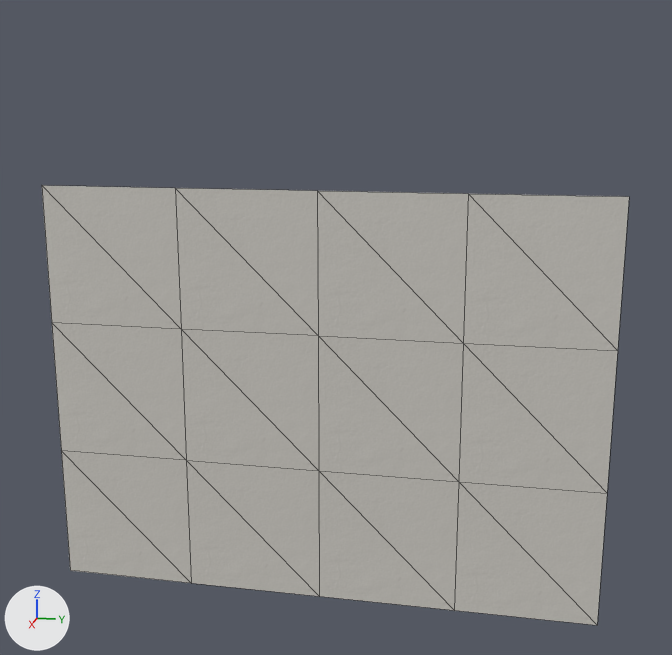
Before and after pictures for a commit that changed the glTF model Art Assets/3D/SM_Wall.glb.
The view is the same before and after, from a 50 mm camera at (1.224, 0.27, 0.719) aimed at (-0.008, 0.024, 0.411). The axes (+X, +Y, +Z) are drawn at lower left. The lights are the same throughout. The picture after the commit comes second. Mesh edges are drawn as thin lines. Vertices at exactly the same position are counted once.

In view in the first picture: 'Floor.001'.
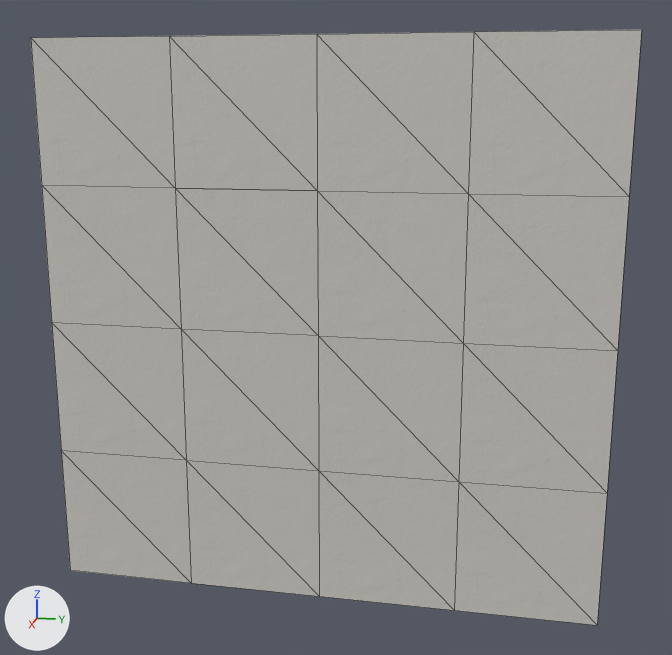
The change, as a diff of the scene's bpy script:
```diff
--- a/Art Assets/3D/SM_Wall.glb.py
+++ b/Art Assets/3D/SM_Wall.glb.py
@@ me_plane_023 @@
 # used by ob_floor_001; location = (0.0, 0.0, 0.0)
-me_plane_023.from_pydata(...)  # 20 vertices, 24 faces; spans x 0.0, y -0.4..0.4, z 0.0..0.6
+me_plane_023.from_pydata(...)  # 30 vertices, 32 faces; spans x 0.0, y -0.4..0.4, z 0.0..0.8
+# me_plane_023 part 1
+# 5 faces are deleted
+# 4 vertices are added at (0.0, 0.0, 0.8), (0.0, 0.0, 0.6), (0.0, 0.2, 0.8), (0.0, 0.2, 0.6)
+# 6 new vertices lie (0.0, 0.0, 0.2) away from vertices in x 0.0, y -0.4..0.4, z 0.4..0.6
+# 13 new faces join them
 me_plane_023.materials.append(mat_material_002)
```

Changed parts and their boxes [x1, y1, x2, y2] in the pictures (672 x 655 px):
'Floor.001', reshaped (35% taller): before [42, 185, 629, 625]; after [31, 30, 642, 625]
part 1 of me_plane_023, built on: before [42, 185, 629, 351]; after [31, 30, 642, 351]
